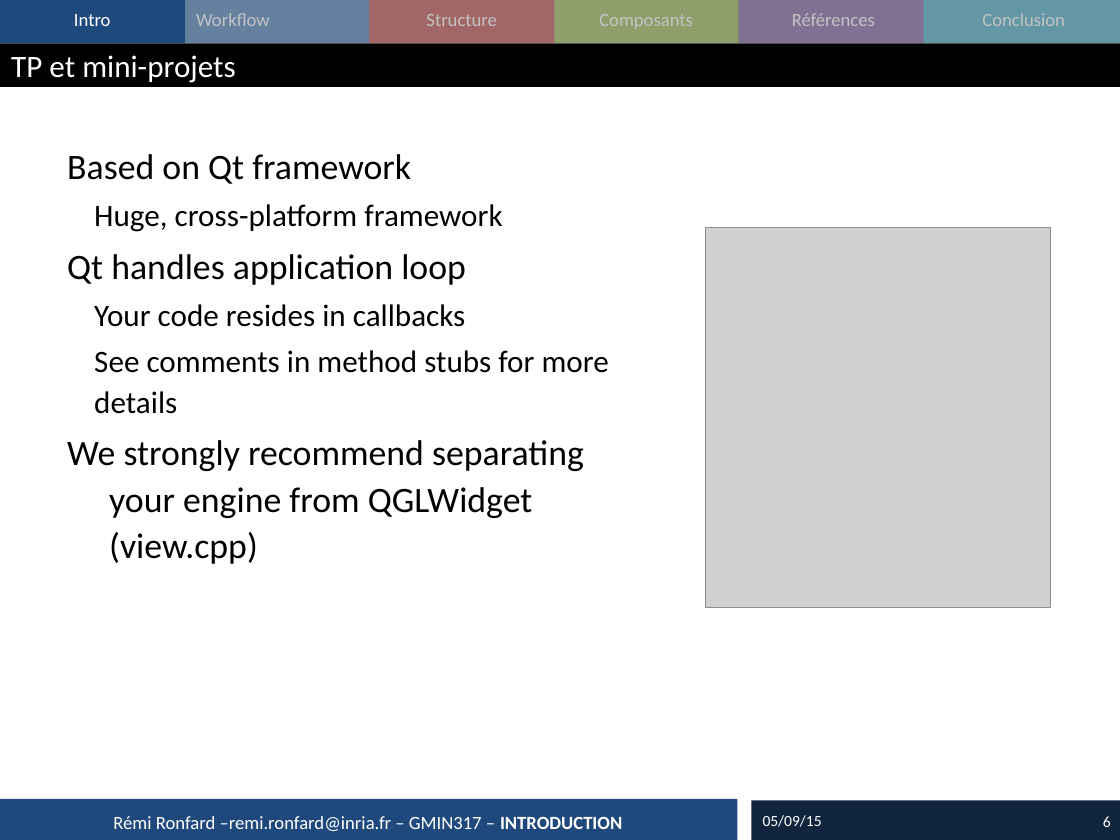
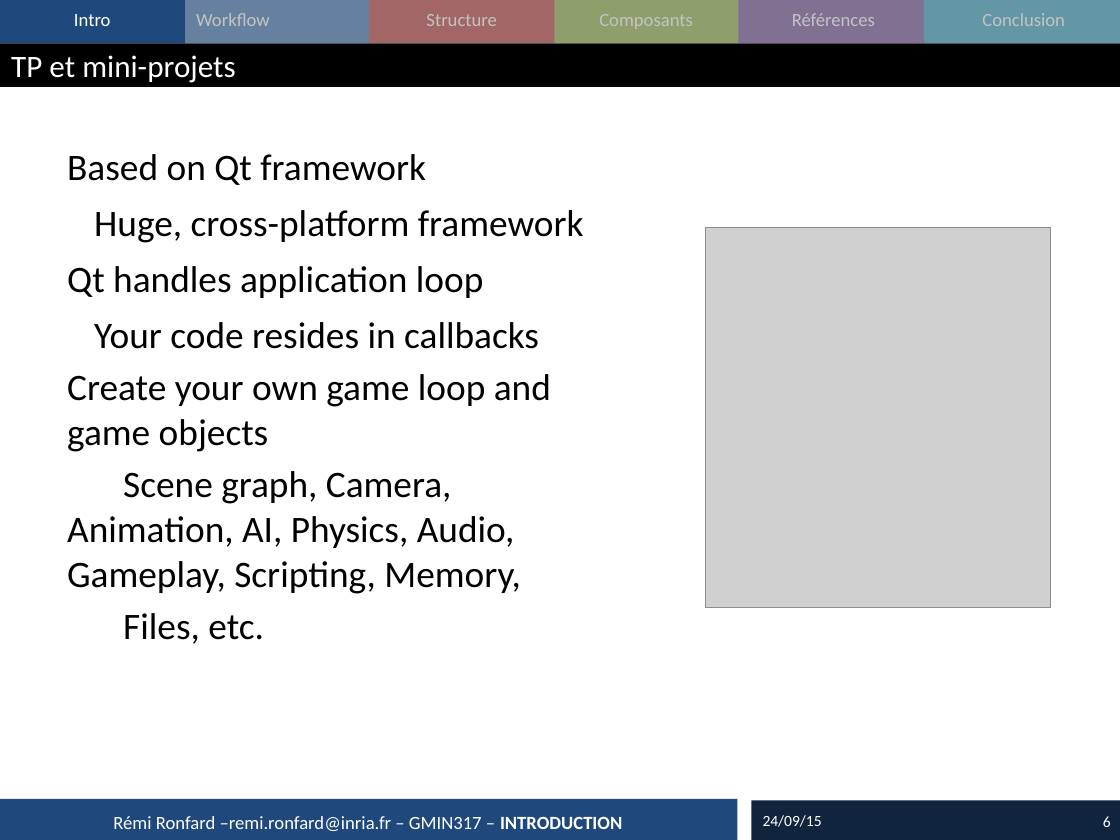
Before and after one commit to imagina-gmin317/imagina-gmin317-2015, a slide deck: slide 6 of cours/2015_02_GameEngine.pptx. Drawn at 1120x840 pixels with LibreOffice and Linux fonts; fonts in the diff are those of the drawing; grey boxes stand for pictures. Boxes give left, top, right and bottom in pixels: in the first picture for what was removed or moved away, otherwise in the second. Text is boxed around its words. In the diff, an @@ line names an element or a change of style, - is before the commit and + after.

```diff
--- a/cours/2015_02_GameEngine.pptx
+++ b/cours/2015_02_GameEngine.pptx
@@ text at (67,154,584,349): size 23 to 24 pt in "Based on Qt framework", "Qt handles application loop"; size 20 to 24 pt in "Huge, cross-platform framework", "Your code resides in callbacks" @@
@@ text at (67,374,551,644): text changed; size 23 to 24 pt @@
-  – See comments in method stubs for more details
-We strongly recommend separating your engine from QGLWidget (view.cpp)
+Create your own game loop and game objects
+Scene graph, Camera, Animation, AI, Physics, Audio, Gameplay, Scripting, Memory,
+Files, etc.
@@ text at (763,815,822,827): text changed @@
-05/09/15
+24/09/15
```
Also in this commit, not shown: 45 other slides changed, 4 slides removed, 25 other files.
